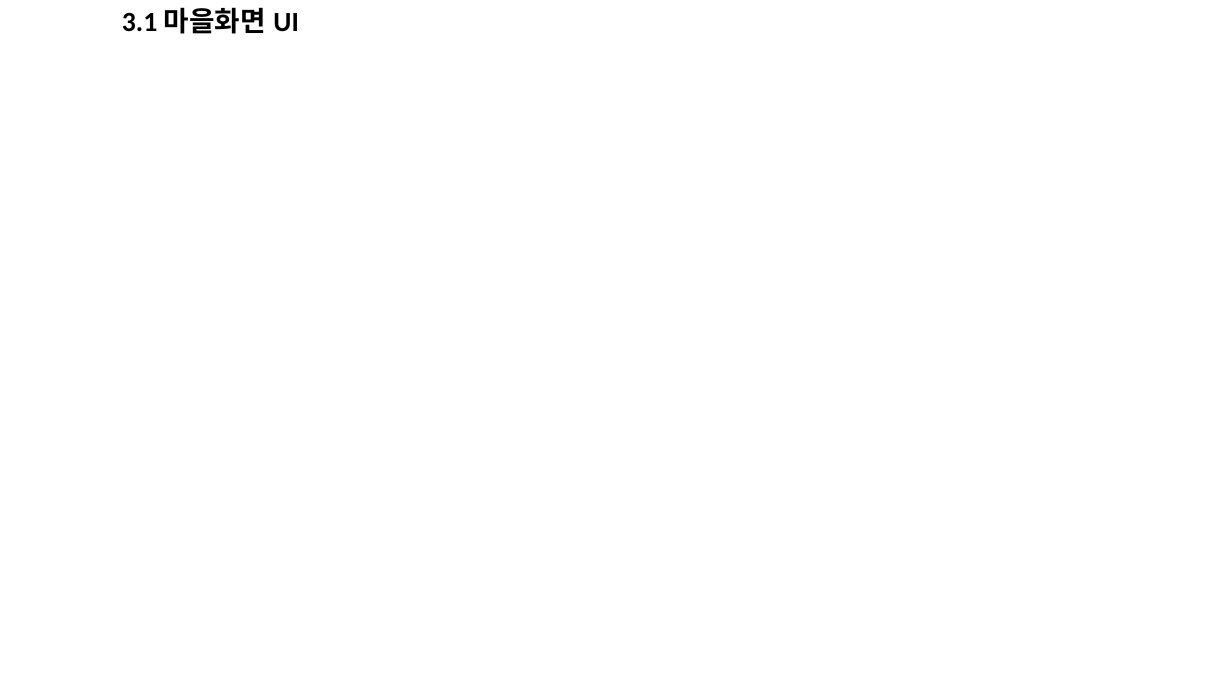
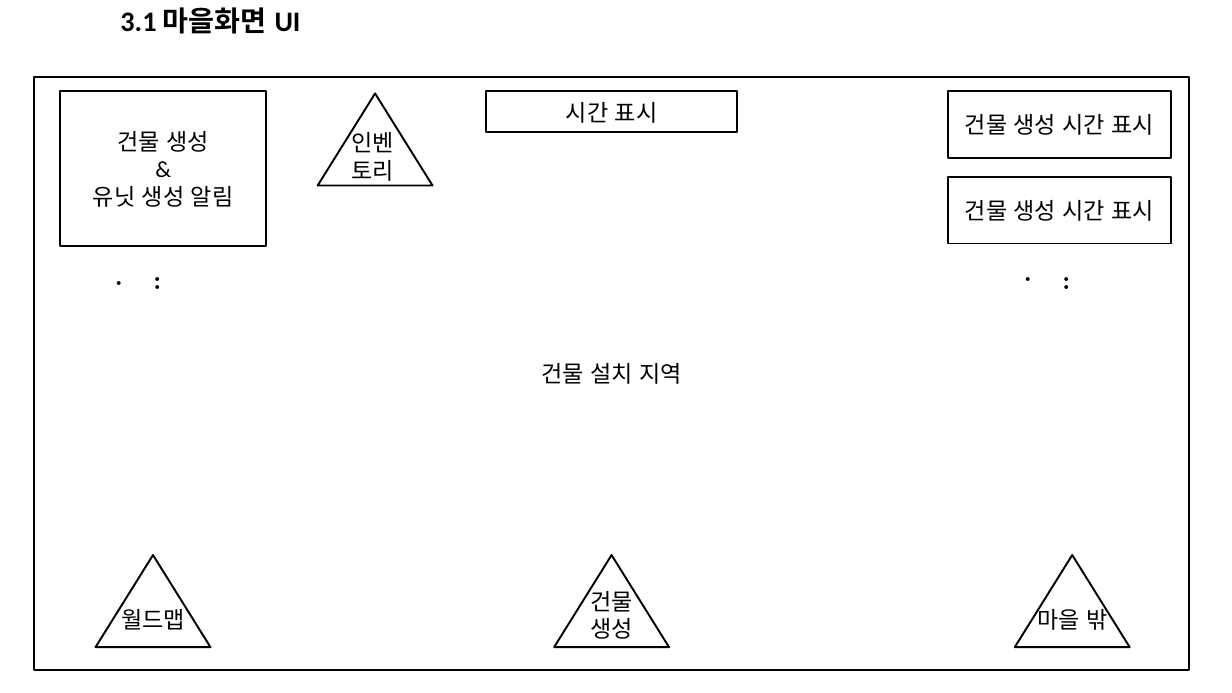
Before and after one commit to MinSeok0406/Project_RE, a slide deck: slide 12 of PROJECT_RE_UI배치도.pptx. Drawn at 1232x693 pixels with LibreOffice and Linux fonts; fonts in the diff are those of the drawing. Boxes give left, top, right and bottom in pixels: in the first picture for what was removed or moved away, otherwise in the second. Text is boxed around its words. In the diff, an @@ line names an element or a change of style, - is before the commit and + after.

Commit message:
게임화면 UI 작성

```diff
--- a/PROJECT_RE_UI배치도.pptx
+++ b/PROJECT_RE_UI배치도.pptx
@@ title "3.1 마을화면 UI" at (120,7,301,34): size 21.6 to 22 pt @@
@@ group added at (34,77,1189,670): 6 texts, 5 rectangles, 4 triangles @@
+건물 설치 지역
+시간 표시
+건물 생성
+건물 생성 시간 표시
+건물 생성 시간 표시
+...
+건물 생성
+&
+유닛 생성 알림
+...
+마을 밖
+월드맵
+인벤
+토리
```
Also in this commit, not shown: 2 other slides changed, 5 slides added.
